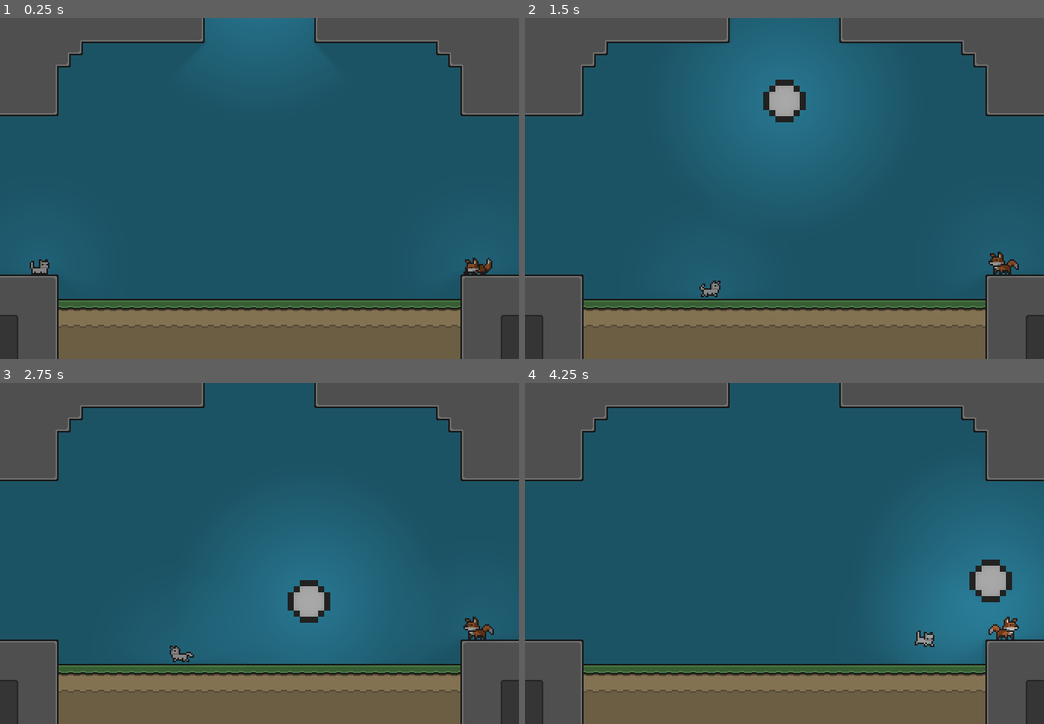
Above: before the commit, frames 1-4 (two rows, left to right).
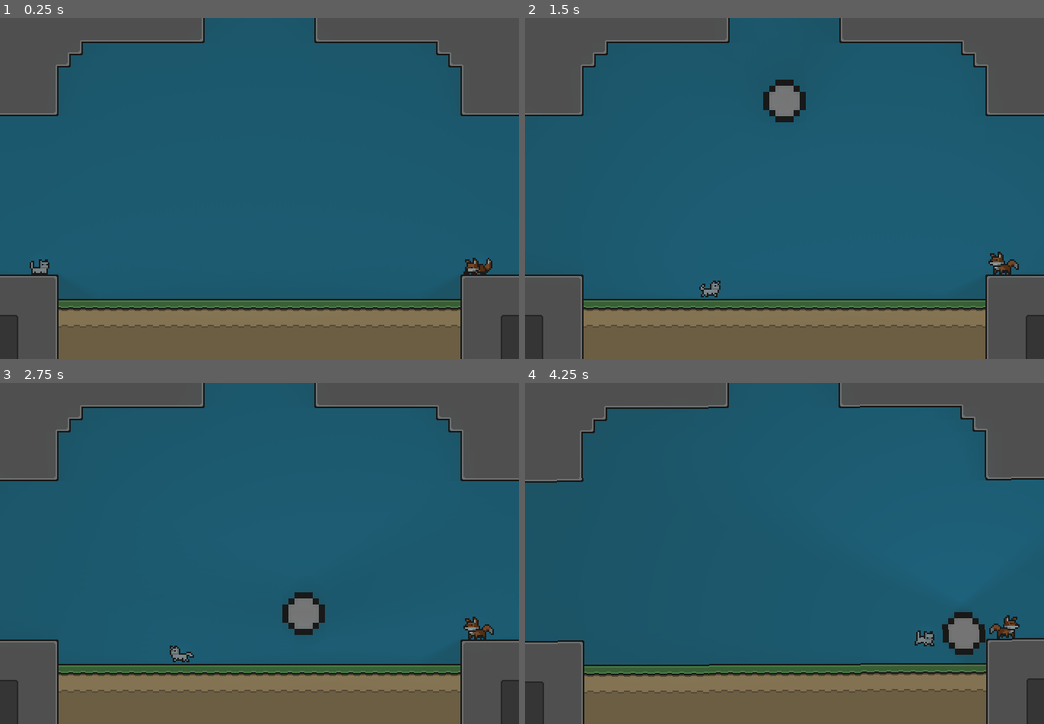
Above: after the commit, the same moments.

Repository: t0qen/juxtra-game
Game: Godot game, scene res://scenes/roots.tscn
The game is run twice, just before and just after one commit, with the same random seed, the same clock (stepped at 60 frames per second) and the same inputs.
Inputs:
- Up to frame 1 (0.25 s): no input
- Up to frame 2 (1.5 s): tap Enter at 0.5 s; hold D (move_right_1) from 0.53 s (still down); tap X (dash_1) at 0.6 s; tap Z (jump_1) at 0.77 s; tap Keypad 0 (dash_2) at 1.35 s
- Up to frame 3 (2.75 s): tap Z (jump_1) at 1.52 s; release D (move_right_1) at 2.03 s; hold Q (move_left_1) from 2.03 s (still down); hold Down (down_2) from 2.03 s (still down)
- Up to frame 4 (4.25 s): release Q (move_left_1) at 2.78 s; release Down (down_2) at 2.78 s; hold D (move_right_1) from 2.78 s (still down); tap Left (move_left_2) at 2.85 s; tap Z (jump_1) at 3.02, 3.77 s; tap Right (move_right_2) at 3.6 s

The runs differ from the first frame. In frame 1, 0.2% of the frame differs, in the area x 43-57%, y 0-3%; in frame 2, 2.3%; in frame 3, 1.8%; in frame 4, 6.1%, in the area x 0-100%, y 0-100%.

Commit message:
Improved lights and shadow. Fix ball fly bug

Diff:
--- /dev/null
+++ b/assets/levels/lights/circle_light_1.tres
@@ -0,0 +1,12 @@
+[gd_resource type="GradientTexture2D" load_steps=2 format=3 uid="uid://c8qw1gilu5mue"]
+
+[sub_resource type="Gradient" id="Gradient_qlg0r"]
+offsets = PackedFloat32Array(0, 0.008, 0.0178571, 0.654762, 1)
+colors = PackedColorArray(0.885106, 0.885106, 0.885106, 1, 0.520579, 0.520579, 0.520579, 1, 0.390434, 0.390434, 0.390434, 1, 0, 0, 0, 1, 0.0178183, 0.0178183, 0.0178183, 1)
+
+[resource]
+gradient = SubResource("Gradient_qlg0r")
+width = 512
+height = 512
+fill = 1
+fill_from = Vector2(0.5, 0.5)
--- a/scenes/local_multi.tscn
+++ b/scenes/local_multi.tscn
@@ -6,7 +6,6 @@
 [ext_resource type="Texture2D" uid="uid://dyu4wu4qev4c5" path="res://assets/levels/tileset/custom.png" id="4_28ewj"]
 [ext_resource type="PackedScene" uid="uid://beenxjvyp6tpg" path="res://scenes/goal.tscn" id="5_3q71m"]
 [ext_resource type="FontFile" uid="uid://crkgj2c3hvkwh" path="res://assets/fonts/Bytesized-Regular.ttf" id="6_p8ruy"]
-[ext_resource type="Texture2D" uid="uid://qdpphpvsdmvi" path="res://assets/levels/lights/spotlight.png" id="7_evb6e"]
 
 [sub_resource type="TileSetAtlasSource" id="TileSetAtlasSource_3aild"]
 texture = ExtResource("2_evb6e")
@@ -112,7 +111,8 @@
 sources/0 = SubResource("TileSetAtlasSource_4kbuv")
 
 [sub_resource type="PhysicsMaterial" id="PhysicsMaterial_p8ruy"]
-friction = 0.0
+friction = 0.1
+bounce = 1.0
 
 [sub_resource type="PhysicsMaterial" id="PhysicsMaterial_moa44"]
 friction = 0.0
@@ -353,7 +353,6 @@
 [sub_resource type="TileSet" id="TileSet_sqcku"]
 uv_clipping = true
 occlusion_layer_0/light_mask = 1
-occlusion_layer_0/sdf_collision = true
 physics_layer_0/collision_layer = 8
 physics_layer_0/collision_mask = 3
 physics_layer_0/physics_material = SubResource("PhysicsMaterial_p8ruy")
@@ -517,9 +516,11 @@
 
 [node name="Goal2" parent="Goals" instance=ExtResource("5_3q71m")]
 position = Vector2(550, -135)
+scale = Vector2(1.67703, 1.16968)
 
 [node name="Goal" parent="Goals" instance=ExtResource("5_3q71m")]
 position = Vector2(-550, -132)
+scale = Vector2(1.68, 1.24)
 
 [node name="Spawn" type="Node2D" parent="."]
 
@@ -565,24 +566,6 @@
 wait_time = 2.0
 one_shot = true
 
-[node name="PointLight2D" type="PointLight2D" parent="."]
-visible = false
-texture_filter = 1
-position = Vector2(0, -341)
-energy = 0.6
-shadow_enabled = true
-shadow_color = Color(0, 0, 0, 1)
-shadow_filter = 1
-texture = ExtResource("7_evb6e")
-texture_scale = 1.44
-
-[node name="DirectionalLight2D" type="DirectionalLight2D" parent="."]
-visible = false
-position = Vector2(1, -377)
-energy = 3.56
-shadow_enabled = true
-max_distance = 0.0
-
 [node name="CanvasModulate" type="CanvasModulate" parent="."]
 color = Color(0.513233, 0.513233, 0.513233, 1)
 
--- a/scenes/player.tscn
+++ b/scenes/player.tscn
@@ -5,6 +5,7 @@
 [ext_resource type="Texture2D" uid="uid://dc7knwnhbv8e0" path="res://assets/players/player_2_text.png" id="3_qlg0r"]
 [ext_resource type="Texture2D" uid="uid://brwkshkxnswr5" path="res://assets/players/player2.png" id="5_ry10l"]
 [ext_resource type="Texture2D" uid="uid://5il8xp6hdywr" path="res://assets/players/player1.png" id="5_ryfuf"]
+[ext_resource type="Texture2D" uid="uid://c8qw1gilu5mue" path="res://assets/levels/lights/circle_light_1.tres" id="6_tuyoq"]
 
 [sub_resource type="AtlasTexture" id="AtlasTexture_qn5qx"]
 atlas = ExtResource("5_ryfuf")
@@ -508,14 +509,8 @@
 radius = 18.0
 height = 48.0
 
-[sub_resource type="Gradient" id="Gradient_qlg0r"]
-offsets = PackedFloat32Array(0, 0.0829787, 0.434043)
-colors = PackedColorArray(0.885106, 0.885106, 0.885106, 1, 0.659491, 0.659491, 0.659491, 1, 0, 0, 0, 1)
-
-[sub_resource type="GradientTexture2D" id="GradientTexture2D_tuyoq"]
-gradient = SubResource("Gradient_qlg0r")
-fill = 1
-fill_from = Vector2(0.5, 0.5)
+[sub_resource type="OccluderPolygon2D" id="OccluderPolygon2D_tuyoq"]
+polygon = PackedVector2Array(-4, -10, 6, -10, 6, -16, -7, -17)
 
 [node name="Player" type="CharacterBody2D" node_paths=PackedStringArray("exit_idle_timer", "exit_fall_timer", "exit_wait_timer", "jump_bug_timer", "before_dash_timer", "sprites")]
 top_level = true
@@ -600,16 +595,21 @@
 wait_time = 2.5
 one_shot = true
 
+[node name="LightOccluder2D" type="LightOccluder2D" parent="."]
+visible = false
+occluder = SubResource("OccluderPolygon2D_tuyoq")
+occluder_light_mask = 2
+
 [node name="PointLight2D" type="PointLight2D" parent="."]
 position = Vector2(0, -14)
-energy = 0.1
+color = Color(0.211765, 0.631373, 0.768627, 1)
+energy = 0.2
 shadow_enabled = true
 shadow_color = Color(0, 0, 0, 1)
 shadow_filter = 2
-shadow_filter_smooth = 10.0
-shadow_item_cull_mask = 3
-texture = SubResource("GradientTexture2D_tuyoq")
-texture_scale = 6.0
+shadow_filter_smooth = 4.0
+texture = ExtResource("6_tuyoq")
+texture_scale = 2.5
 
 [connection signal="area_entered" from="Area" to="." method="_on_area_area_entered"]
 [connection signal="area_exited" from="Area" to="." method="_on_area_area_exited"]
--- a/scenes/root_ball.tscn
+++ b/scenes/root_ball.tscn
@@ -1,10 +1,11 @@
-[gd_scene load_steps=9 format=3 uid="uid://p0d1rd85t620"]
+[gd_scene load_steps=8 format=3 uid="uid://p0d1rd85t620"]
 
 [ext_resource type="Script" uid="uid://dpaqd6t3peivi" path="res://scenes/scripts/ball.gd" id="1_hje8c"]
 [ext_resource type="Texture2D" uid="uid://gqamadderlwg" path="res://assets/levels/objects/ball.png" id="2_2pyro"]
+[ext_resource type="Texture2D" uid="uid://c8qw1gilu5mue" path="res://assets/levels/lights/circle_light_1.tres" id="3_2pyro"]
 
 [sub_resource type="PhysicsMaterial" id="PhysicsMaterial_4mlqk"]
-friction = 0.0
+friction = 0.1
 bounce = 1.0
 
 [sub_resource type="CircleShape2D" id="CircleShape2D_vfq42"]
@@ -12,15 +13,6 @@
 
 [sub_resource type="CircleShape2D" id="CircleShape2D_cxlvu"]
 radius = 35.0
-
-[sub_resource type="Gradient" id="Gradient_f7cbr"]
-offsets = PackedFloat32Array(0, 0.219665, 0.674468)
-colors = PackedColorArray(0.780851, 0.780851, 0.780851, 1, 0.51482, 0.51482, 0.51482, 1, 0, 0, 0, 1)
-
-[sub_resource type="GradientTexture2D" id="GradientTexture2D_hje8c"]
-gradient = SubResource("Gradient_f7cbr")
-fill = 1
-fill_from = Vector2(0.5, 0.5)
 
 [sub_resource type="OccluderPolygon2D" id="OccluderPolygon2D_hje8c"]
 polygon = PackedVector2Array(-12, -28, -12, -20, -20, -20, -20, -12, -28, -12, -28, 12, -20, 12, -20, 20, -12, 20, -12, 28, 12, 28, 12, 20, 20, 20, 20, 12, 28, 12, 28, -12, 20, -12, 20, -20, 12, -20, 12, -28)
@@ -52,15 +44,16 @@
 shape = SubResource("CircleShape2D_cxlvu")
 debug_color = Color(0.3102, 0.605972, 0.458647, 0.576471)
 
+[node name="LightOccluder2D" type="LightOccluder2D" parent="."]
+occluder = SubResource("OccluderPolygon2D_hje8c")
+
 [node name="PointLight2D" type="PointLight2D" parent="."]
-energy = 0.3
+visible = false
+energy = 1.86
+range_item_cull_mask = 2
 shadow_enabled = true
 shadow_color = Color(0, 0, 0, 1)
 shadow_filter = 2
-shadow_filter_smooth = 1.0
-texture = SubResource("GradientTexture2D_hje8c")
-texture_scale = 6.0
-
-[node name="LightOccluder2D" type="LightOccluder2D" parent="."]
-occluder = SubResource("OccluderPolygon2D_hje8c")
-occluder_light_mask = 2
+shadow_item_cull_mask = 2
+texture = ExtResource("3_2pyro")
+texture_scale = 2.0
--- a/scenes/scripts/player.gd
+++ b/scenes/scripts/player.gd
@@ -143,6 +143,7 @@
 
 	get_inputs() # first gedzsxqt inputs
 	_update_state(delta) # update the behavior of current state
+	move_and_slide()
 
 func get_inputs(): # essential function to get player inputs, depend on wich player is
 	if current_player == 1: # if current player is 1 get input with player's 1 inputs
@@ -179,6 +180,7 @@
 			exit_idle_timer.start() # start timer, after end, set exit_idle to true
 
 		STATE.WAIT:
+
 			reset_jump()
 			if !exit_fall: # if player wasn't falling before
 				play_animation("wait") # play basic animation
@@ -309,7 +311,7 @@
 			if !is_on_floor() && !jumping: #  # if not on floor, fall down TODO
 				_set_state(STATE.FLY)
 
-			move_and_slide() # move
+			#move_and_slide() # move
 
 		STATE.FLY:
 			x_move() # move on x axis
@@ -327,7 +329,7 @@
 				else:
 					apply_gravity(get_current_gravity(), delta) # else apply gravity
 
-			move_and_slide() # move
+			#move_and_slide() # move
 
 		STATE.DASH: # jump action, come with inputs system
 			pass
@@ -377,7 +379,7 @@
 		else:
 			apply_gravity(get_current_gravity(), delta) # else apply gravity
 
-	move_and_slide() # move
+	#move_and_slide() # move
 
 func can_jump(): # TODO
 	if !want_to_jump:
Not shown: 1 places in scenes/local_multi.tscn that only renumber resources
